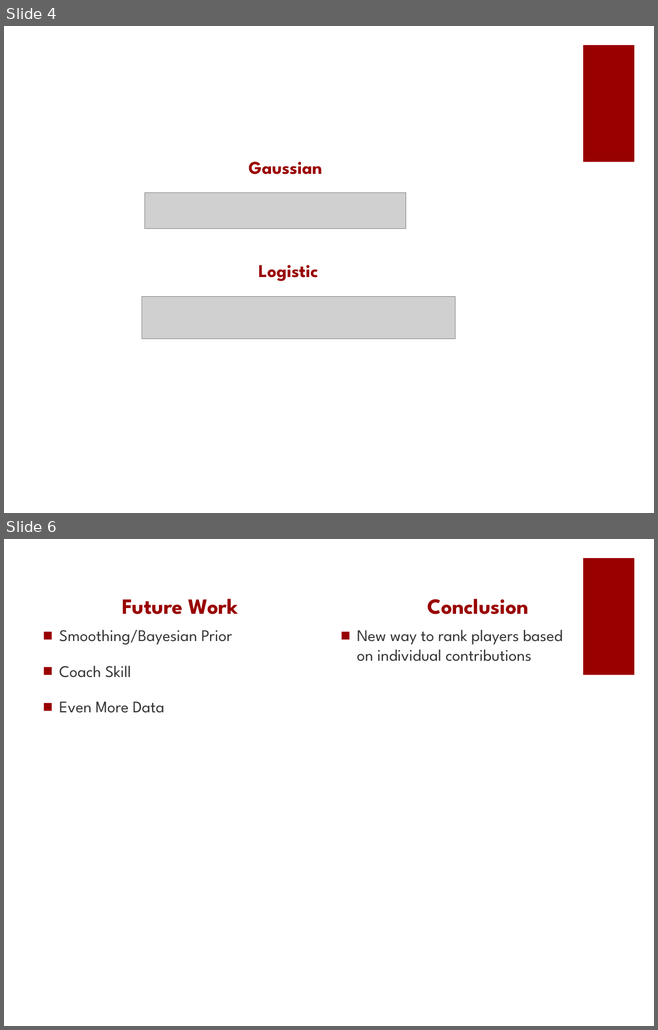
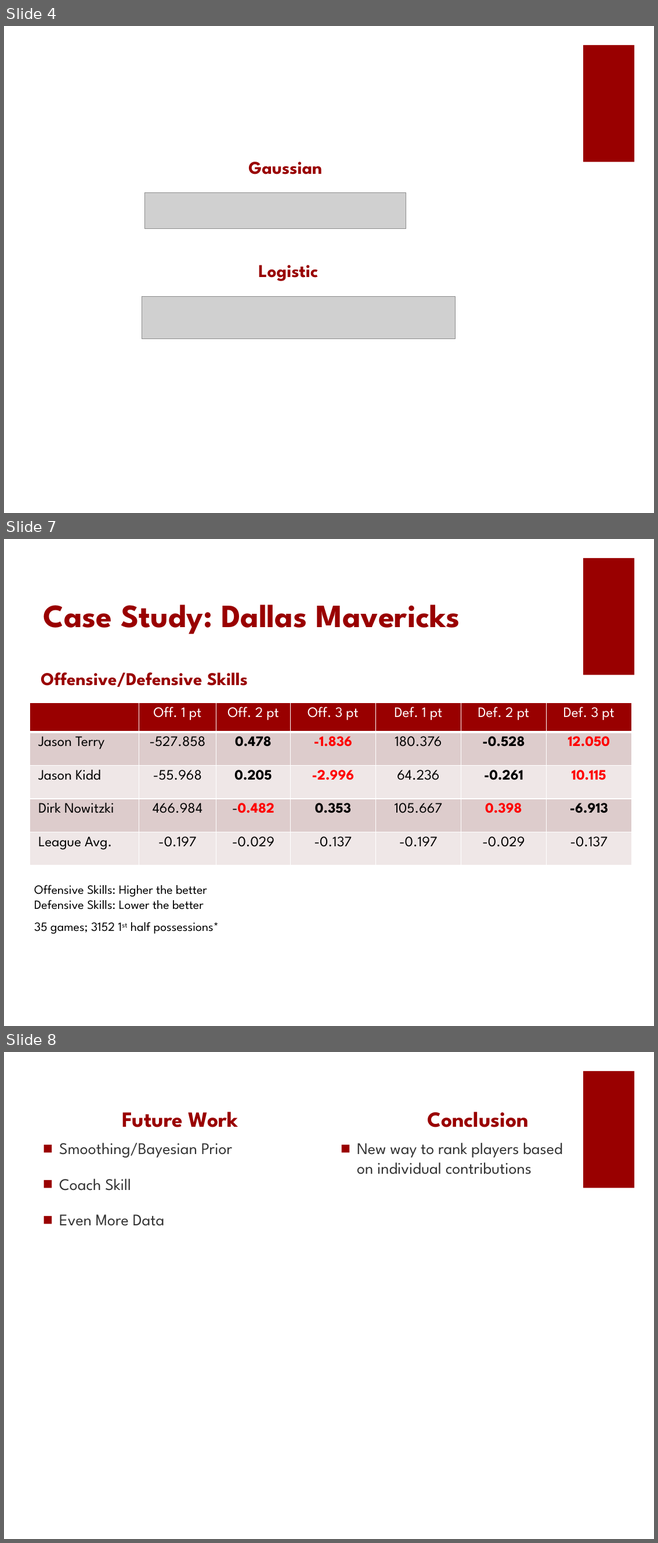
Before and after one commit to devang1994/tennis-skill-rankings, a slide deck: poster/CS 228 Poster Presentation.pptx. Shown one above the other, each under a label of ours: slides 4 and 6 before the commit, slides 4, 7 and 8 after it; the slides between them are not shown. The pictures are 658x1030 and 658x1543 pixels, drawn with LibreOffice and Linux fonts; fonts in the diff are those of the drawing; grey boxes stand for pictures. Boxes give left, top, right and bottom in pixels: in the first picture for what was removed or moved away, otherwise in the second. Text is boxed around its words. In the diff, an @@ line names an element or a change of style, - is before the commit and + after.

Commit message:
[poster] we hate you dirk

```diff
--- a/poster/CS 228 Poster Presentation.pptx
+++ b/poster/CS 228 Poster Presentation.pptx
@@ slide 7 added at (4, 539, 654, 1026), background #FFFFFF; not listed: 1 template element that a slide beside it also shows @@
@@ title added at (43, 605, 460, 634), 36 pt, text #990000, bold @@
+Case Study: Dallas Mavericks
@@ text added at (41, 672, 248, 687), 20 pt, text #990000, bold @@
+Offensive/Defensive Skills
@@ table added at (30, 703, 631, 866), 5 rows, 7 columns @@
+ | Off. 1 pt | Off. 2 pt | Off. 3 pt | Def. 1 pt | Def. 2 pt | Def. 3 pt
+Jason Terry | -527.858 | 0.478 | -1.836 | 180.376 | -0.528 | 12.050
+Jason Kidd | -55.968 | 0.205 | -2.996 | 64.236 | -0.261 | 10.115
+Dirk Nowitzki | 466.984 | -0.482 | 0.353 | 105.667 | 0.398 | -6.913
+League Avg. | -0.197 | -0.029 | -0.137 | -0.197 | -0.029 | -0.137
@@ text added at (34, 885, 207, 910), 14 pt, text #000000 @@
+Offensive Skills: Higher the better
+Defensive Skills: Lower the better
@@ text added at (34, 922, 219, 934), 14 pt, text #000000 @@
+35 games; 3152 1st half possessions*
@@ what was slide 6 is now slide 8 @@
```
Also in this commit, not shown: 2 slides changed.
